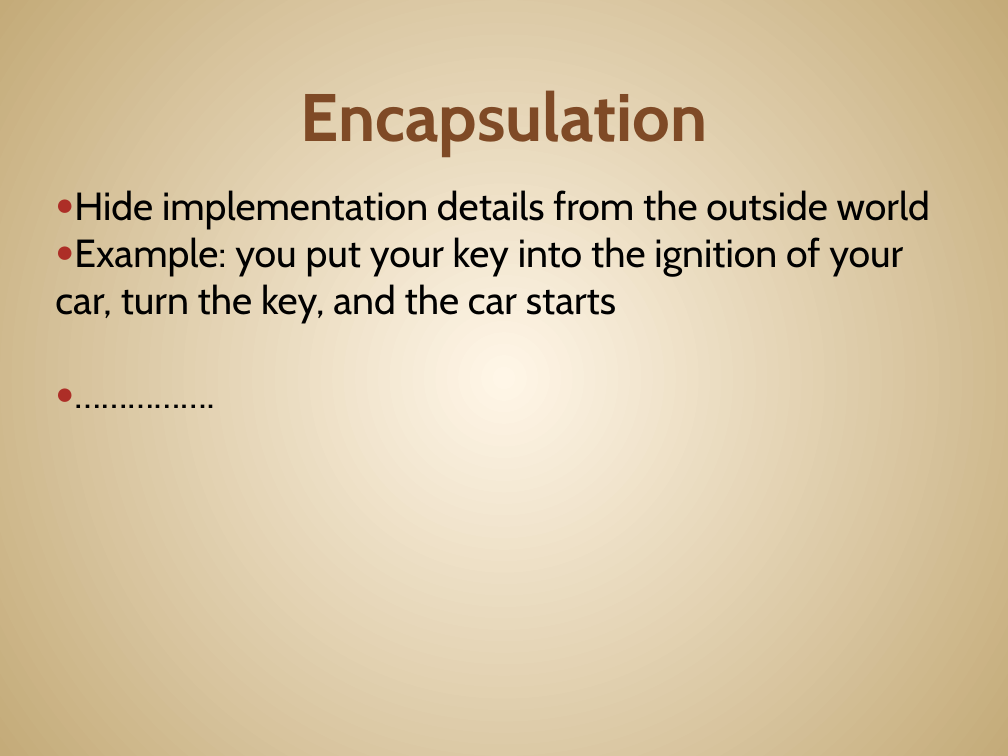
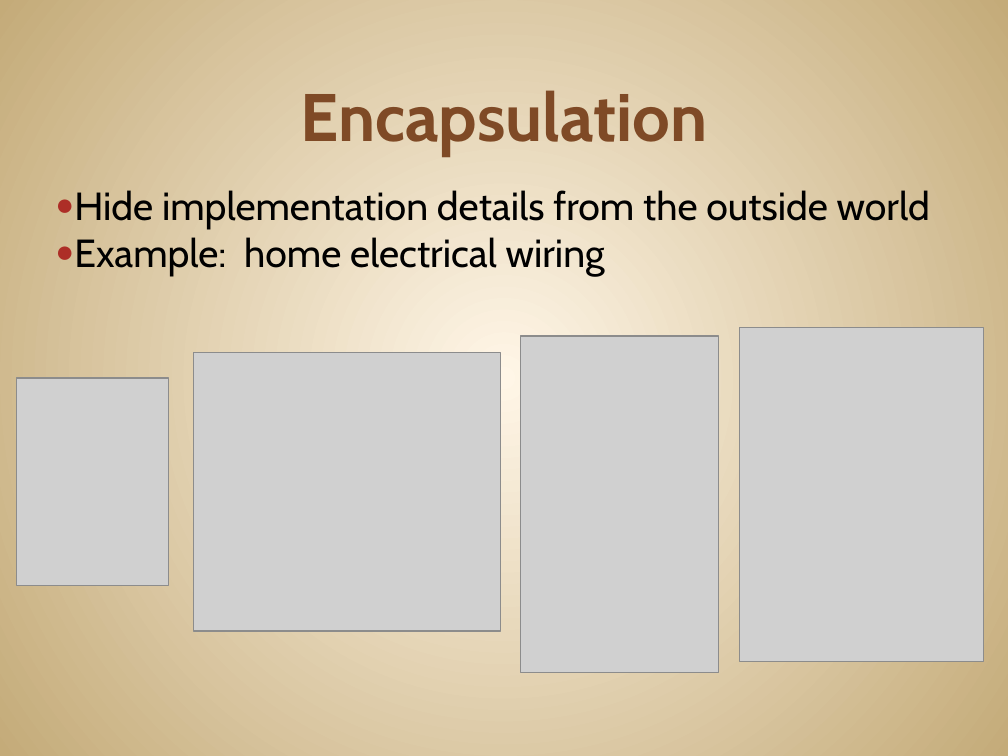
Before and after one commit to JonKruger/oop-solid-sample, a slide deck: slide 15 of slides/OOP-SOLID-CodeMash.pptx (slide 14 before the commit). Drawn at 1008x756 pixels with LibreOffice and Linux fonts; fonts in the diff are those of the drawing; grey boxes stand for pictures. Boxes give left, top, right and bottom in pixels: in the first picture for what was removed or moved away, otherwise in the second. Text is boxed around its words. In the diff, an @@ line names an element or a change of style, - is before the commit and + after.

Commit message:
encapsulation and some inheritance

```diff
--- a/slides/OOP-SOLID-CodeMash.pptx
+++ b/slides/OOP-SOLID-CodeMash.pptx
@@ text at (74,237,605,277): text changed @@
-● Example: you put your key into the ignition of your car, turn the key, and the car starts
-● …………….
+● Example: home electrical wiring
@@ picture added at (739,328,984,661) @@
@@ picture added at (194,353,501,631) @@
@@ picture added at (521,336,719,671) @@
@@ picture added at (17,378,169,586) @@
```
Also in this commit, not shown: 6 slides added, 1 slide removed.
